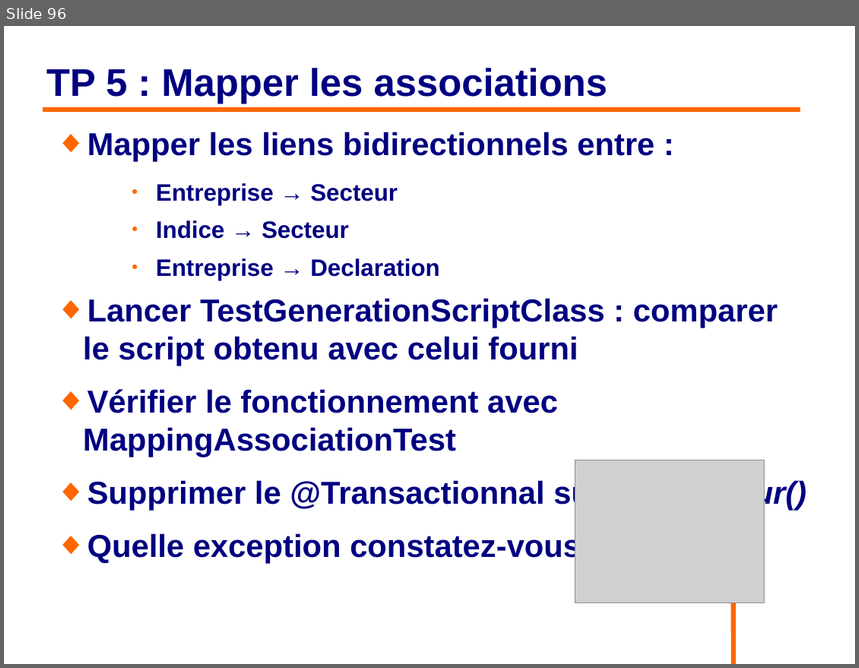
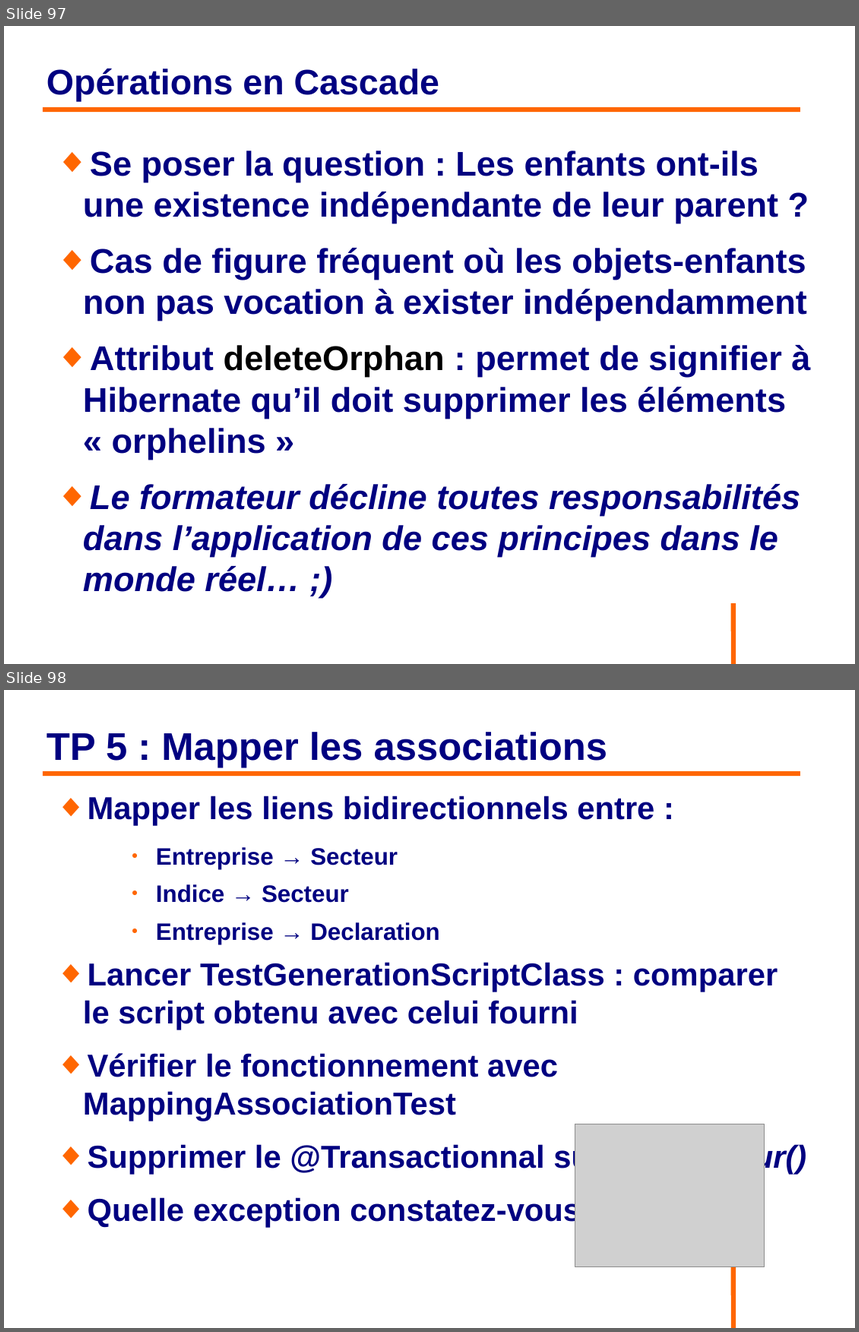
Before and after one commit to philphils/formation-hibernate-basique, a slide deck: Documentation/diapo_formation_hibernate.odp. Shown one above the other, each under a label of ours: slide 96 before the commit, slides 97 and 98 after it. The pictures are 859x668 and 859x1332 pixels, drawn with LibreOffice and Linux fonts; fonts in the diff are those of the drawing; grey boxes stand for pictures; background and template pictures are left out. Boxes give left, top, right and bottom in pixels: in the first picture for what was removed or moved away, otherwise in the second. Text is boxed around its words. In the diff, an @@ line names an element or a change of style, - is before the commit and + after.

```diff
--- a/Documentation/diapo_formation_hibernate.odp
+++ b/Documentation/diapo_formation_hibernate.odp
@@ slide 97 added at (x1=4, y1=26, x2=855, y2=664), background #FFFFFF; not listed: 1 template element that a slide beside it also shows @@
@@ title added at (x1=47, y1=69, x2=439, y2=101), 33 pt, text #000080, bold @@
+Opérations en Cascade
@@ line added from (43, 110) to (801, 110), #FF6600 4.54 pt @@
@@ text added at (x1=83, y1=151, x2=810, y2=592), 32 pt, text #000080, bold @@
+◆ Se poser la question : Les enfants ont-ils une existence indépendante de leur parent ?
+◆ Cas de figure fréquent où les objets-enfants non pas vocation à exister indépendamment
+◆ Attribut deleteOrphan : permet de signifier à Hibernate qu’il doit supprimer les éléments « orphelins »
+◆ Le formateur décline toutes responsabilités dans l’application de ces principes dans le monde réel… ;)
@@ what was slide 96 is now slide 98 @@
```
Also in this commit, not shown: 4 slides changed, 1 other slide added.
